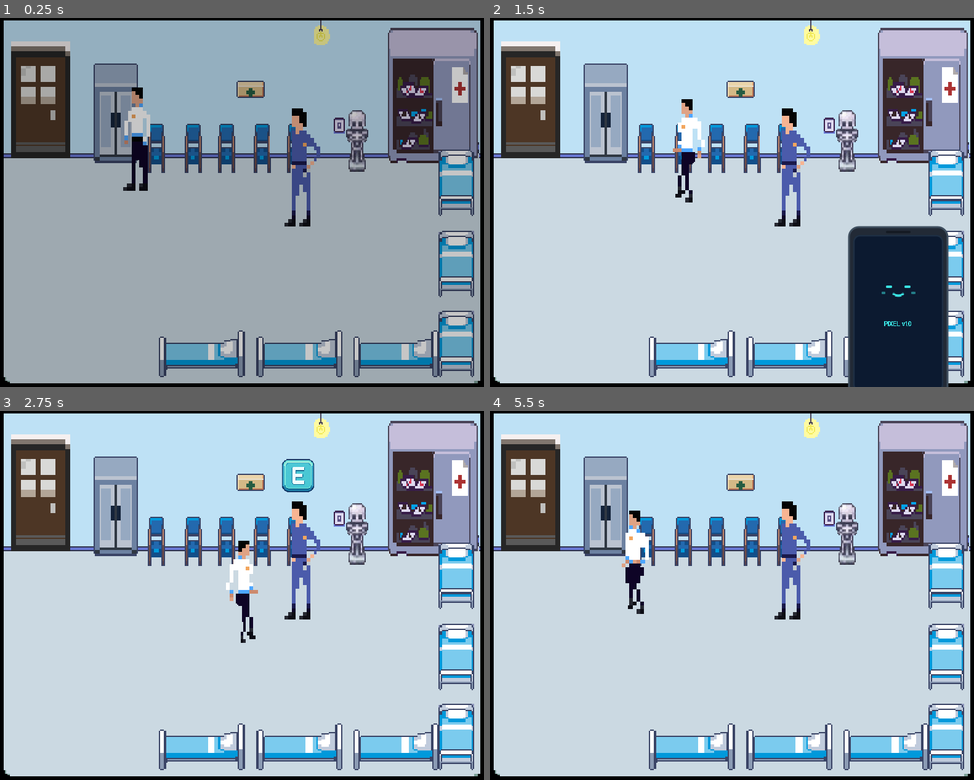
Above: before the commit, frames 1-4 (two rows, left to right).
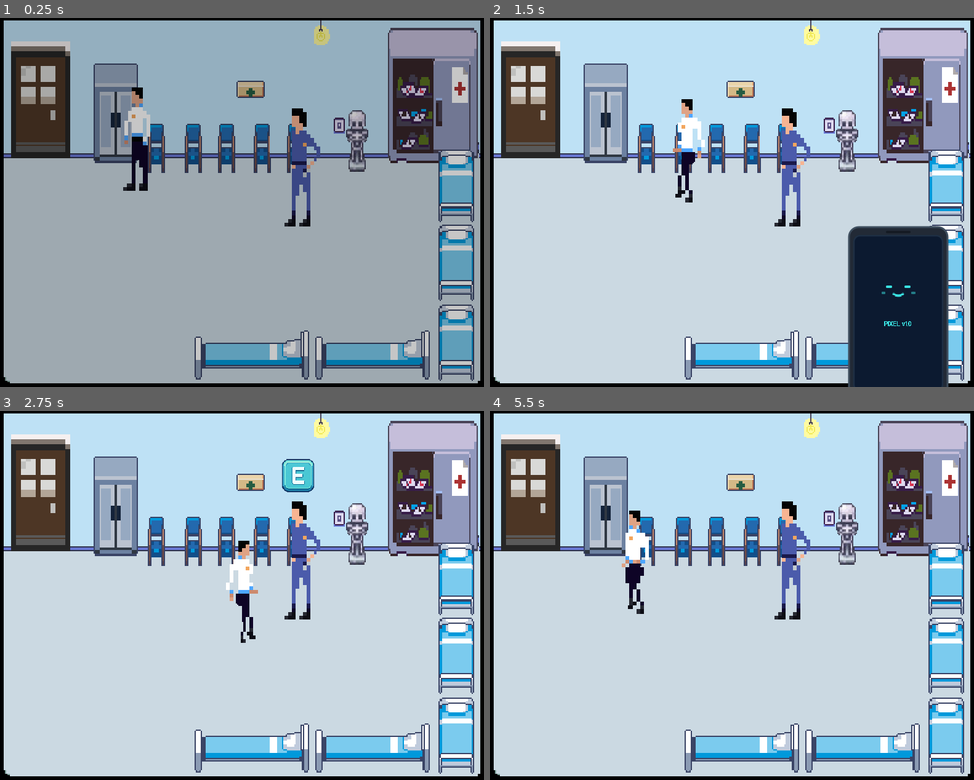
Above: after the commit, the same moments.

Repository: WilliamOramas/Juego-de-godot
Game: Godot game, scene res://src/levels/infirmary.tscn
Two runs of this game, one before a commit and one after it. Both use one fixed random seed, a clock stepped at 60 frames per second and the inputs below. This scene is started directly instead of the project's main scene.
Inputs (mouse positions are in pixels of both pictures, inside the frame that each line leads up to):
- Up to frame 1 (0.25 s): no input
- Up to frame 2 (1.5 s): tap Enter (ui_accept) at 0.5, 0.77 s; move the mouse to (838, 184) at 0.52 s; hold D (ui_right) 0.53-1.28 s; hold Q (Phone) 0.53-1.28 s; click (838, 184) at 0.67 s; move the mouse to (635, 220) at 1.27 s; hold S (ui_down) from 1.28 s (still down); tap E at 1.35 s
- Up to frame 3 (2.75 s): tap Enter (ui_accept) at 1.52 s; move the mouse to (290, 514) at 2.02 s; release S (ui_down) at 2.03 s; hold D (ui_right) from 2.03 s (still down); hold Q (Phone) from 2.03 s (still down)
- Up to frame 4 (5.5 s): move the mouse to (707, 669) at 2.77 s; release D (ui_right) at 2.78 s; release Q (Phone) at 2.78 s; hold W (ui_up) 2.78-3.53 s; tap E at 2.85, 4.35 s; click (707, 669) at 2.92 s; tap Enter (ui_accept) at 3.02, 3.77, 4.52 s; move the mouse to (882, 650) at 3.52 s; hold Q (Phone) 3.53-4.28 s; hold A (ui_left) 3.53-5.03 s; move the mouse to (581, 540) at 4.27 s; move the mouse to (756, 595) at 5.02 s; hold S (ui_down) from 5.03 s (still down); hold Q (Phone) from 5.03 s (still down); click (756, 595) at 5.17 s

The runs differ from the first frame. In frame 1, 5.4% of the frame differs, in the area x 32-99%, y 48-99%; in frame 2, 3.9%; in frame 3, 5.4%; in frame 4, 5.4%.

Commit message:
refactor: update infirmary collision bounds and add furniture static bodies

Diff:
--- a/src/levels/infirmary.tscn
+++ b/src/levels/infirmary.tscn
@@ -6,10 +6,10 @@
 [ext_resource type="PackedScene" uid="uid://bguh7xdm1qnpl" path="res://src/menu/pause_menu.tscn" id="4_pause"]
 [ext_resource type="PackedScene" uid="uid://d37ykuofdv1n8" path="res://src/entities/npc/npc.tscn" id="5_npc"]
 [ext_resource type="Texture2D" uid="uid://ckfk1i1404ys6" path="res://src/assets/sprites/npc_spritesheet.png" id="6_nurse_tex"]
-[ext_resource type="Script" path="res://src/levels/level_limits.gd" id="7_limits"]
+[ext_resource type="Script" uid="uid://dtl581vlfbxui" path="res://src/levels/level_limits.gd" id="7_limits"]
 
 [sub_resource type="RectangleShape2D" id="RectangleShape2D_wall_left_bottom"]
-size = Vector2(8, 156)
+size = Vector2(2, 219)
 
 [sub_resource type="RectangleShape2D" id="RectangleShape2D_wall_left_top"]
 size = Vector2(8, 40)
@@ -20,11 +20,26 @@
 [sub_resource type="RectangleShape2D" id="RectangleShape2D_wall_top"]
 size = Vector2(387, 80)
 
+[sub_resource type="RectangleShape2D" id="RectangleShape2D_8qql4"]
+size = Vector2(7.25, 39)
+
+[sub_resource type="RectangleShape2D" id="RectangleShape2D_k2c1i"]
+size = Vector2(9, 29)
+
+[sub_resource type="RectangleShape2D" id="RectangleShape2D_brdl2"]
+size = Vector2(91, 16)
+
+[sub_resource type="RectangleShape2D" id="RectangleShape2D_yfdn7"]
+size = Vector2(28, 186)
+
 [sub_resource type="RectangleShape2D" id="RectangleShape2D_wall_bottom"]
-size = Vector2(387, 8)
+size = Vector2(387, 4)
 
 [sub_resource type="RectangleShape2D" id="RectangleShape2D_door"]
 size = Vector2(13, 5)
+
+[sub_resource type="RectangleShape2D" id="RectangleShape2D_bed"]
+size = Vector2(10, 49)
 
 [node name="Infirmary" type="Node2D" unique_id=1175055387]
 y_sort_enabled = true
@@ -43,7 +58,7 @@
 [node name="WallLeftBottom" type="StaticBody2D" parent="Walls" unique_id=410680217]
 
 [node name="CollisionShape2D" type="CollisionShape2D" parent="Walls/WallLeftBottom" unique_id=1042452193]
-position = Vector2(4, 218)
+position = Vector2(1, 186.5)
 shape = SubResource("RectangleShape2D_wall_left_bottom")
 
 [node name="WallLeftTop" type="StaticBody2D" parent="Walls" unique_id=1091665518]
@@ -66,8 +81,36 @@
 
 [node name="WallBottom" type="StaticBody2D" parent="Walls" unique_id=2122822286]
 
+[node name="CollisionShape2D7" type="CollisionShape2D" parent="Walls/WallBottom" unique_id=1344067855]
+position = Vector2(342.25, 272)
+shape = SubResource("RectangleShape2D_8qql4")
+
+[node name="CollisionShape2D8" type="CollisionShape2D" parent="Walls/WallBottom" unique_id=19119584]
+position = Vector2(257, 272)
+shape = SubResource("RectangleShape2D_k2c1i")
+
+[node name="CollisionShape2D6" type="CollisionShape2D" parent="Walls/WallBottom" unique_id=181944280]
+position = Vector2(245, 272)
+shape = SubResource("RectangleShape2D_8qql4")
+
+[node name="CollisionShape2D5" type="CollisionShape2D" parent="Walls/WallBottom" unique_id=594131758]
+position = Vector2(301, 284)
+shape = SubResource("RectangleShape2D_brdl2")
+
+[node name="CollisionShape2D4" type="CollisionShape2D" parent="Walls/WallBottom" unique_id=1001788682]
+position = Vector2(367, 199)
+shape = SubResource("RectangleShape2D_yfdn7")
+
+[node name="CollisionShape2D3" type="CollisionShape2D" parent="Walls/WallBottom" unique_id=1327444983]
+position = Vector2(203, 282)
+shape = SubResource("RectangleShape2D_brdl2")
+
+[node name="CollisionShape2D2" type="CollisionShape2D" parent="Walls/WallBottom" unique_id=919769120]
+position = Vector2(159.5, 272.5)
+shape = SubResource("RectangleShape2D_k2c1i")
+
 [node name="CollisionShape2D" type="CollisionShape2D" parent="Walls/WallBottom" unique_id=1594357908]
-position = Vector2(193.5, 292)
+position = Vector2(193.5, 294)
 shape = SubResource("RectangleShape2D_wall_bottom")
 
 [node name="Player" parent="." unique_id=627634083 instance=ExtResource("2_player")]
@@ -94,6 +137,14 @@
 dialog_lines_repeat = Array[String](["¿Otra vez con malestar? Deberías ir al médico general.", "Toma, aquí tienes un poco de agua y una pastilla."])
 routine_type = "Estático"
 
+[node name="Furniture" type="Node2D" parent="." unique_id=653743026]
+
+[node name="Esqueleto" type="StaticBody2D" parent="Furniture" unique_id=1885991632]
+
+[node name="CollisionShape2D" type="CollisionShape2D" parent="Furniture/Esqueleto" unique_id=1896158235]
+position = Vector2(287, 98.5)
+shape = SubResource("RectangleShape2D_bed")
+
 [node name="CanvasLayer" type="CanvasLayer" parent="." unique_id=1542440028]
 
 [node name="PauseMenu" parent="CanvasLayer" unique_id=348394732 instance=ExtResource("4_pause")]
Binary file changed: src/assets/sprites/enfermeria.png
